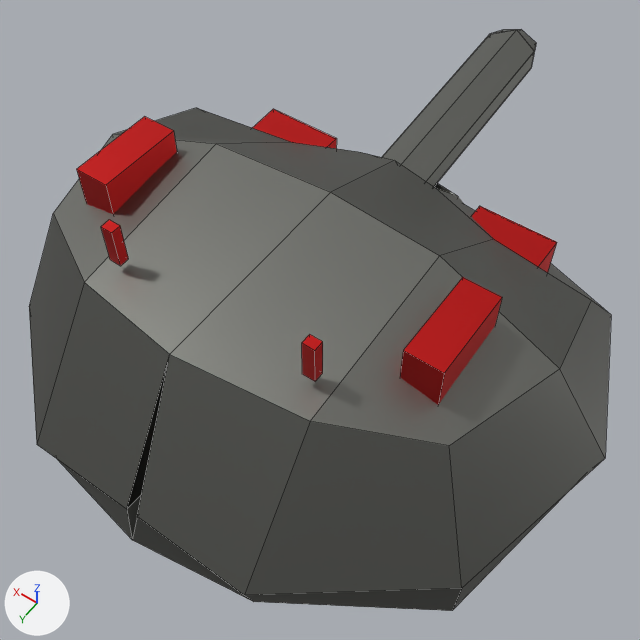
The FBX model Assets/Resources/Meshes/Weapon1.fbx: old version first, new version second.
Both versions are drawn from a camera (50 mm lens) standing at (4.214, -3.044, 0.758) and looking at (4.531, -3.488, 0.06). The lights are fixed; the arrows at lower left show +X, +Y and +Z. Mesh edges are drawn as thin lines. Where no turn or scale is listed for an object, it has been applied to the vertices.

The older version as bpy lines, for what is in view:
```python
me_cube_010 = bpy.data.meshes.new('Cube.010')
me_cube_010.from_pydata(...)  # 173 vertices, 152 faces; spans x -0.309..0.309, y -0.376..0.311, z -0.012..0.237
me_cube_010.materials.append(mat_unitframematerial)  # picture img_paletteunits_png
ob_weapon1 = bpy.data.objects.new('Weapon1', me_cube_010)
ob_weapon1.location = (4.544, -3.53, 0.0)
```
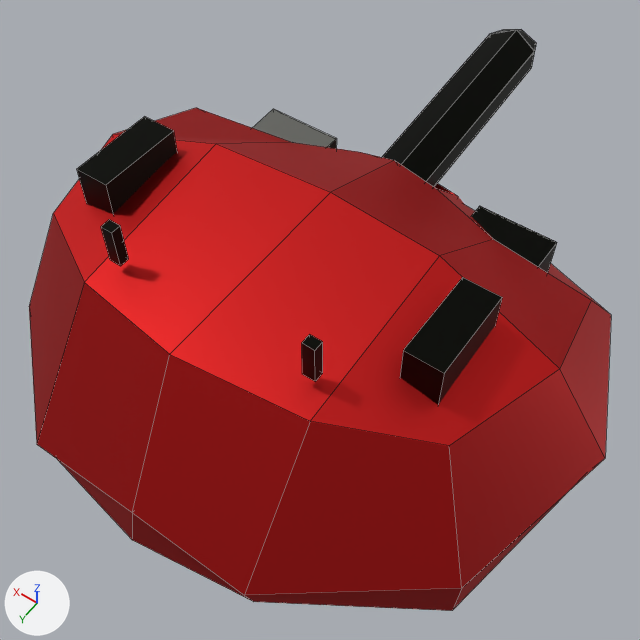
Pixel boxes [x1, y1, x2, y2] of what changed, in the pictures (640 x 640 px; the box of a moved part takes in the faces that stretch with it):
'Weapon1', reshaped, surface changed (grey to red)
    both: [29, 29, 611, 611]
part 1 of me_cube_010, moved or reshaped
    both: [37, 282, 310, 601]
part 2 of me_cube_010, surface changed (grey to red)
    both: [29, 29, 611, 611]

Patch to the scene script:
```diff
--- a/Assets/Resources/Meshes/Weapon1.fbx.py
+++ b/Assets/Resources/Meshes/Weapon1.fbx.py
@@ me_cube_010 @@
 me_cube_010.from_pydata(...)  # 173 vertices, 152 faces; spans x -0.309..0.309, y -0.376..0.311, z -0.012..0.237
 # used by ob_weapon1; location = (4.544, -3.53, 0.0)
-me_cube_010.vertices[4].co = (0.006, 0.302, 0.052)  # pixel (126, 509)
-me_cube_010.vertices[81].co = (-0.006, 0.302, 0.052)  # pixel (137, 516)
+# me_cube_010 part 1
+me_cube_010.vertices[4].co = (0.0, 0.302, 0.052)  # pixel (132, 512)
+me_cube_010.vertices[81].co = (0.0, 0.302, 0.052)  # pixel (132, 512)
+# me_cube_010 part 2: texture (UV) coordinates of 150 of 152 faces, centred in x -0.283..0.283, y -0.367..0.301, z -0.008..0.237, changed; they spanned u 0.02..0.7, v 0.88..0.97 and now span u 0.04..1.32, v 0.89..0.97
 me_cube_010.materials.append(mat_unitframematerial)
```
